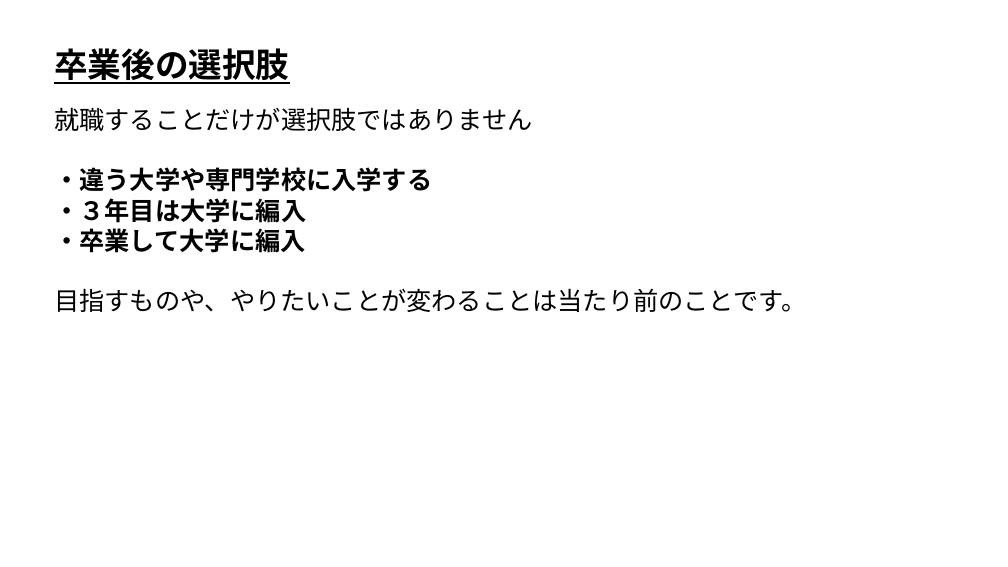
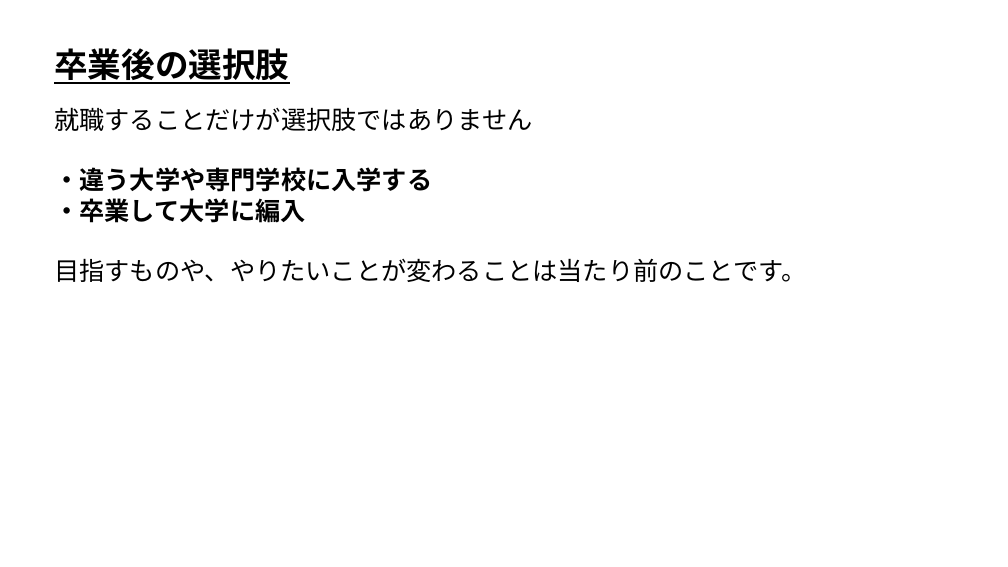
Before and after one commit to ArakiYusuke-Ohara/Textbook, a slide deck: slide 10 of その他/進路ガイダンス.pptx. Drawn at 1008x567 pixels with LibreOffice and Linux fonts; fonts in the diff are those of the drawing. Boxes give left, top, right and bottom in pixels: in the first picture for what was removed or moved away, otherwise in the second. Text is boxed around its words. In the diff, an @@ line names an element or a change of style, - is before the commit and + after.

Commit message:
微修正

```diff
--- a/その他/進路ガイダンス.pptx
+++ b/その他/進路ガイダンス.pptx
@@ text at bbox=[54, 198, 306, 223]: paragraph removed @@
-・３年目は大学に編入
```
